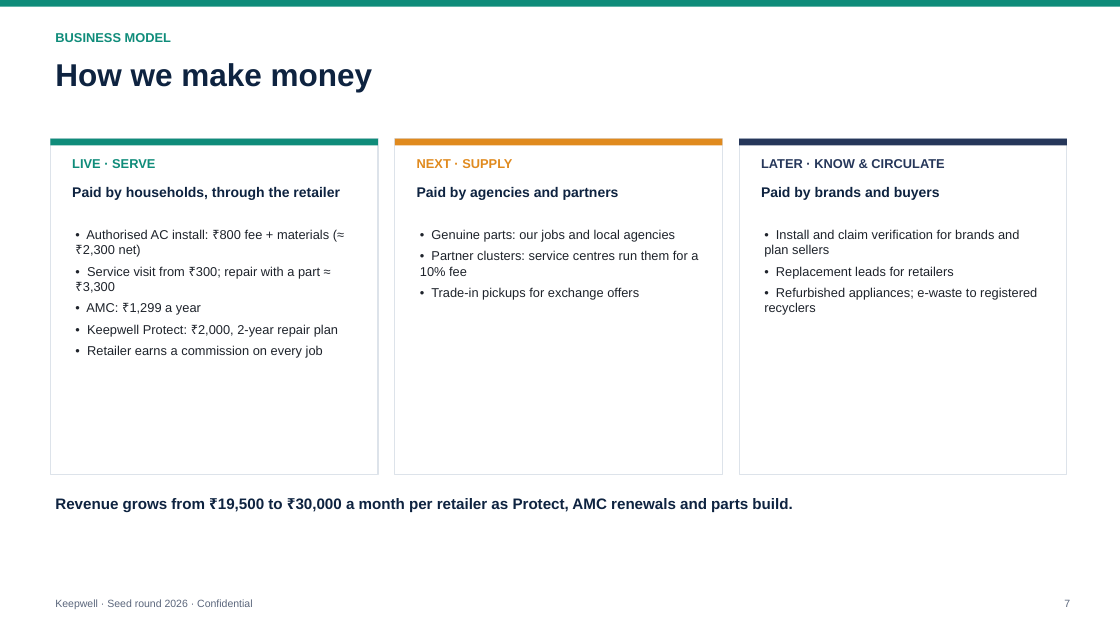
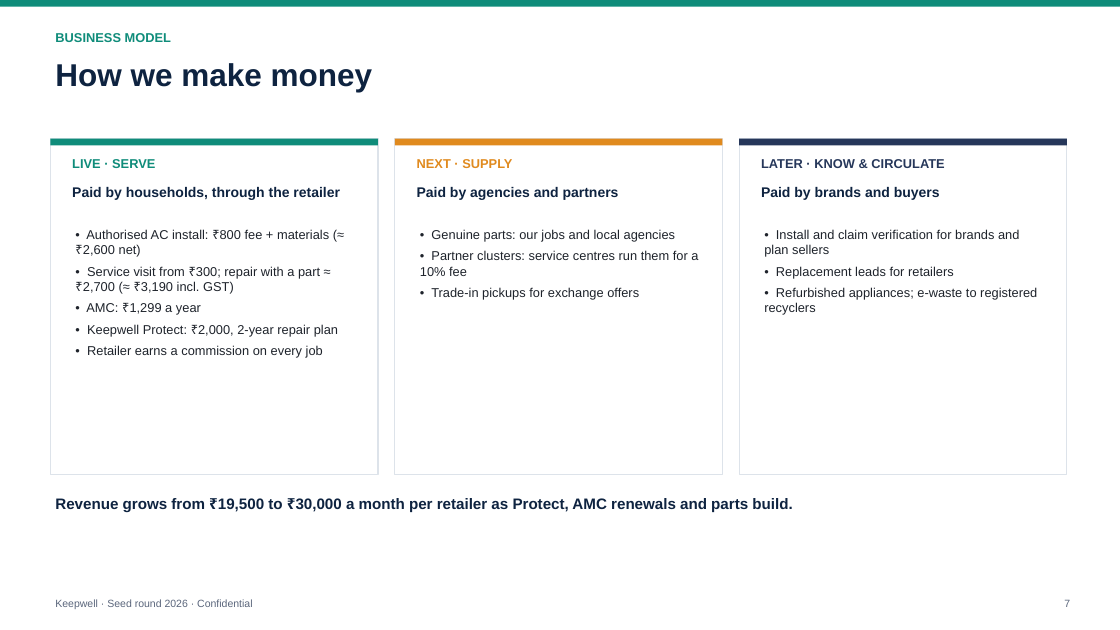
Before and after one commit to PrathyushaKalluri/keepwell, a slide deck: slide 7 of pitch_v2/deck/Keepwell_Seed_Deck.pptx. Drawn at 1120x630 pixels with LibreOffice and Linux fonts; fonts in the diff are those of the drawing. Boxes give left, top, right and bottom in pixels: in the first picture for what was removed or moved away, otherwise in the second. Text is boxed around its words. In the diff, an @@ line names an element or a change of style, - is before the commit and + after.

```diff
--- a/pitch_v2/deck/Keepwell_Seed_Deck.pptx
+++ b/pitch_v2/deck/Keepwell_Seed_Deck.pptx
@@ text at (83, 229, 329, 294): text changed @@
-• Authorised AC install: ₹800 fee + materials (≈ ₹2,300 net)
-• Service visit from ₹300; repair with a part ≈ ₹3,300
+• Authorised AC install: ₹800 fee + materials (≈ ₹2,600 net)
+• Service visit from ₹300; repair with a part ≈ ₹2,700 (≈ ₹3,190 incl. GST)
```
Also in this commit, not shown: 1 other slide changed, 18 other files.
